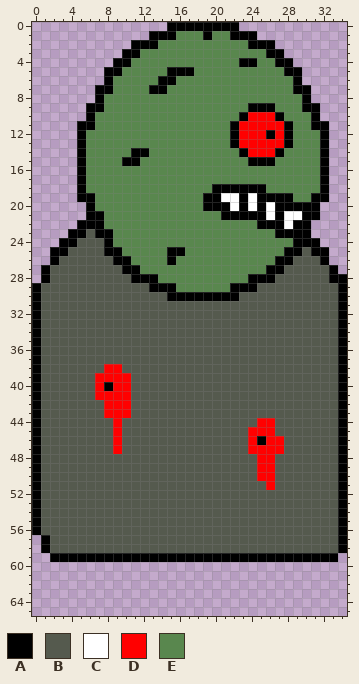
Sprite sheet, stored at media/zombie.png. The picture above was drawn from the file before the commit.
The file is 35x66 pixels.
Palette (. is transparent): A #000000  B #555a4e  C #ffffff  D #ff0000  E #59874e
Pixels before, first column x 0:
 0 ...............AAAAAAAA............
 1 .............AAAEEEAEEAAA..........
 2 ...........AAAEEEEEEEEEEAAA........
 3 ..........AAEEEEEEEEEEEEEEAA.......
 4 .........AAEEEEEEEEEEEEAAEEAA......
 5 ........AAEEEEEAAAEEEEEEEEEEAA.....
 6 ........AEEEEEAAEEEEEEEEEEEEEA.....
 7 .......AAEEEEAAEEEEEEEEEEEEEEAA....
 8 .......AEEEEEEEEEEEEEEEEEEEEEEA....
 9 ......AAEEEEEEEEEEEEEEEEAAAEEEAA...
10 ......AEEEEEEEEEEEEEEEEADDDAEEEA...
11 .....AAEEEEEEEEEEEEEEEADDDDDAEEAA..
12 .....AEEEEEEEEEEEEEEEEADDDADAEEEA..
13 .....AEEEEEEEEEEEEEEEEADDDDDAEEEA..
14 .....AEEEEEAAEEEEEEEEEEADDDAEEEEA..
15 .....AEEEEAAEEEEEEEEEEEEAAAEEEEEA..
16 .....AEEEEEEEEEEEEEEEEEEEEEEEEEEA..
17 .....AEEEEEEEEEEEEEEEEEEEEEEEEEEA..
18 .....AEEEEEEEEEEEEEEAAAAAAEEEEEEA..
19 .....AAEEEEEEEEEEEEAACCACAAAAEEAA..
20 ......AEEEEEEEEEEEEAAACACACAAAAA...
21 ......AAEEEEEEEEEEEEEAAAAACACCAA...
22 .....AAAEEEEEEEEEEEEEEEEEAAACAA....
23 ....AABAAEEEEEEEEEEEEEEEEEEAAAA....
24 ...AABBBAEEEEEEEEEEEEEEEEEEEEAAA...
25 ..AABBBBAAEEEEEAAEEEEEEEEEEEAABAA..
26 ..ABBBBBBAAEEEEAEEEEEEEEEEEAABBBA..
27 .ABBBBBBBBAAEEEEEEEEEEEEEEAABBBBBA.
28 .ABBBBBBBBBAAAEEEEEEEEEEAAABBBBBBAA
29 ABBBBBBBBBBBBAAAEEEEEEAAABBBBBBBBBA
30 ABBBBBBBBBBBBBBAAAAAAAABBBBBBBBBBBA
31 ABBBBBBBBBBBBBBBBBBBBBBBBBBBBBBBBBA
32 ABBBBBBBBBBBBBBBBBBBBBBBBBBBBBBBBBA
33 ABBBBBBBBBBBBBBBBBBBBBBBBBBBBBBBBBA
34 ABBBBBBBBBBBBBBBBBBBBBBBBBBBBBBBBBA
35 ABBBBBBBBBBBBBBBBBBBBBBBBBBBBBBBBBA
36 ABBBBBBBBBBBBBBBBBBBBBBBBBBBBBBBBBA
37 ABBBBBBBBBBBBBBBBBBBBBBBBBBBBBBBBBA
38 ABBBBBBBDDBBBBBBBBBBBBBBBBBBBBBBBBA
39 ABBBBBBDDDDBBBBBBBBBBBBBBBBBBBBBBBA
40 ABBBBBBDADDBBBBBBBBBBBBBBBBBBBBBBBA
41 ABBBBBBDDDDBBBBBBBBBBBBBBBBBBBBBBBA
42 ABBBBBBBDDDBBBBBBBBBBBBBBBBBBBBBBBA
43 ABBBBBBBDDDBBBBBBBBBBBBBBBBBBBBBBBA
44 ABBBBBBBBDBBBBBBBBBBBBBBBDDBBBBBBBA
45 ABBBBBBBBDBBBBBBBBBBBBBBDDDBBBBBBBA
46 ABBBBBBBBDBBBBBBBBBBBBBBDADDBBBBBBA
47 ABBBBBBBBDBBBBBBBBBBBBBBDDDDBBBBBBA
48 ABBBBBBBBBBBBBBBBBBBBBBBBDDBBBBBBBA
49 ABBBBBBBBBBBBBBBBBBBBBBBBDDBBBBBBBA
50 ABBBBBBBBBBBBBBBBBBBBBBBBDDBBBBBBBA
51 ABBBBBBBBBBBBBBBBBBBBBBBBBDBBBBBBBA
52 ABBBBBBBBBBBBBBBBBBBBBBBBBBBBBBBBBA
53 ABBBBBBBBBBBBBBBBBBBBBBBBBBBBBBBBBA
54 ABBBBBBBBBBBBBBBBBBBBBBBBBBBBBBBBBA
55 ABBBBBBBBBBBBBBBBBBBBBBBBBBBBBBBBBA
56 ABBBBBBBBBBBBBBBBBBBBBBBBBBBBBBBBBA
57 .ABBBBBBBBBBBBBBBBBBBBBBBBBBBBBBBBA
58 .ABBBBBBBBBBBBBBBBBBBBBBBBBBBBBBBBA
59 ..AAAAAAAAAAAAAAAAAAAAAAAAAAAAAAAA.
After the commit:
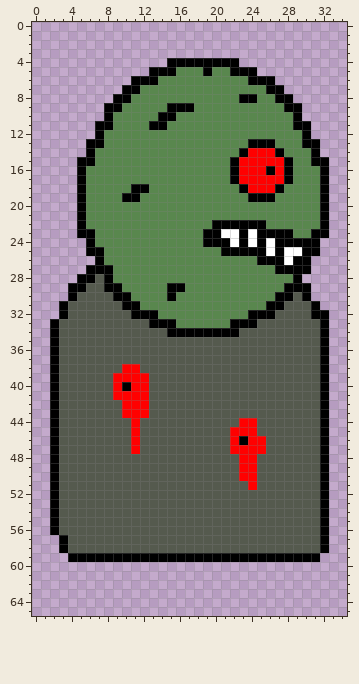
From old to new:
Changed rows in their new state; - is an unchanged pixel.
first column x 0:
 0 ---------------........------------
 1 -------------............----------
 2 -----------................--------
 3 ----------..................-------
 4 ---------......AAAAAAAA......------
 5 --------.....AA-EE-A--AAA.....-----
 6 --------...AAAEE--------AAA...-----
 7 -------...AA-EE-----------AA...----
 8 -------..AA------------AA--AA..----
 9 ------..AA-----AAA------EEE-AA..---
10 ------..A-----AA-------EEEEE-A..---
11 -----..AA----AA-------EEEEEEEAA..--
12 -----..A--------------EEEEEEE-A..--
13 -----.AA--------------EEAAAEE-AA.--
14 -----.A----EE------------------A.--
15 ------A---EE----------ADDDDDA--A---
16 ----------------------ADDDADA------
17 ----------------------ADDDDDA------
18 -----------AA-------EEE-DDDA-------
19 ------E---AA-------EEEEEA--EE--E---
20 -----AE------------EEEEEEEEEEEEEA--
21 -----AEE-------------EEEEEEEEEEEA--
22 ------EE------------AAAAA-EEEEEEA--
23 ----.-AEE----------AACCACAA--EEAA--
24 ---...AEE----------AAACACACAA------
25 --....AAEE-----EE----AAAAACACCA-.--
26 --.....AEEE----E---------AA-CAA..--
27 -.....AAAEEE--------------E-AAA...-
28 -....AA-AEEEEE----------EEEEEA.....
29 ....AA--AAEEEEE-A-----EEEEEEAAA....
30 ....A----AAEEEE-EEEEEEEEEEEAA-A....
31 ...A------AAEEEEEEEEEEEEEEAA---A...
32 ...A-------AAAEEEEEEEEEEAAA----AA..
33 ..A----------AAAEEEEEEAAA-------A..
34 ..A------------AAAAAAAA---------A..
35 ..A-----------------------------A..
36 ..A-----------------------------A..
37 ..A-----------------------------A..
38 ..A-----BBDD--------------------A..
39 ..A----BB--DD-------------------A..
40 ..A----BB-ADD-------------------A..
41 ..A----BB--DD-------------------A..
42 ..A-----BB-DD-------------------A..
43 ..A-----BB-DD-------------------A..
44 ..A------B-D-----------DDBB-----A..
45 ..A------B-D----------DD-BB-----A..
46 ..A------B-D----------DA-DBB----A..
47 ..A------B-D----------DD--BB----A..
48 ..A--------------------DDBB-----A..
49 ..A--------------------DDBB-----A..
50 ..A--------------------DDBB-----A..
51 ..A---------------------D-B-----A..
52 ..A-----------------------------A..
53 ..A-----------------------------A..
54 ..A-----------------------------A..
55 ..A-----------------------------A..
56 ..A-----------------------------A..
57 -..A----------------------------A..
58 -..A----------------------------A..
59 --..----------------------------..-
Where, in picture pixels (left, top, right, bottom), the same in both pictures:
changed: (32, 22, 347, 562)
